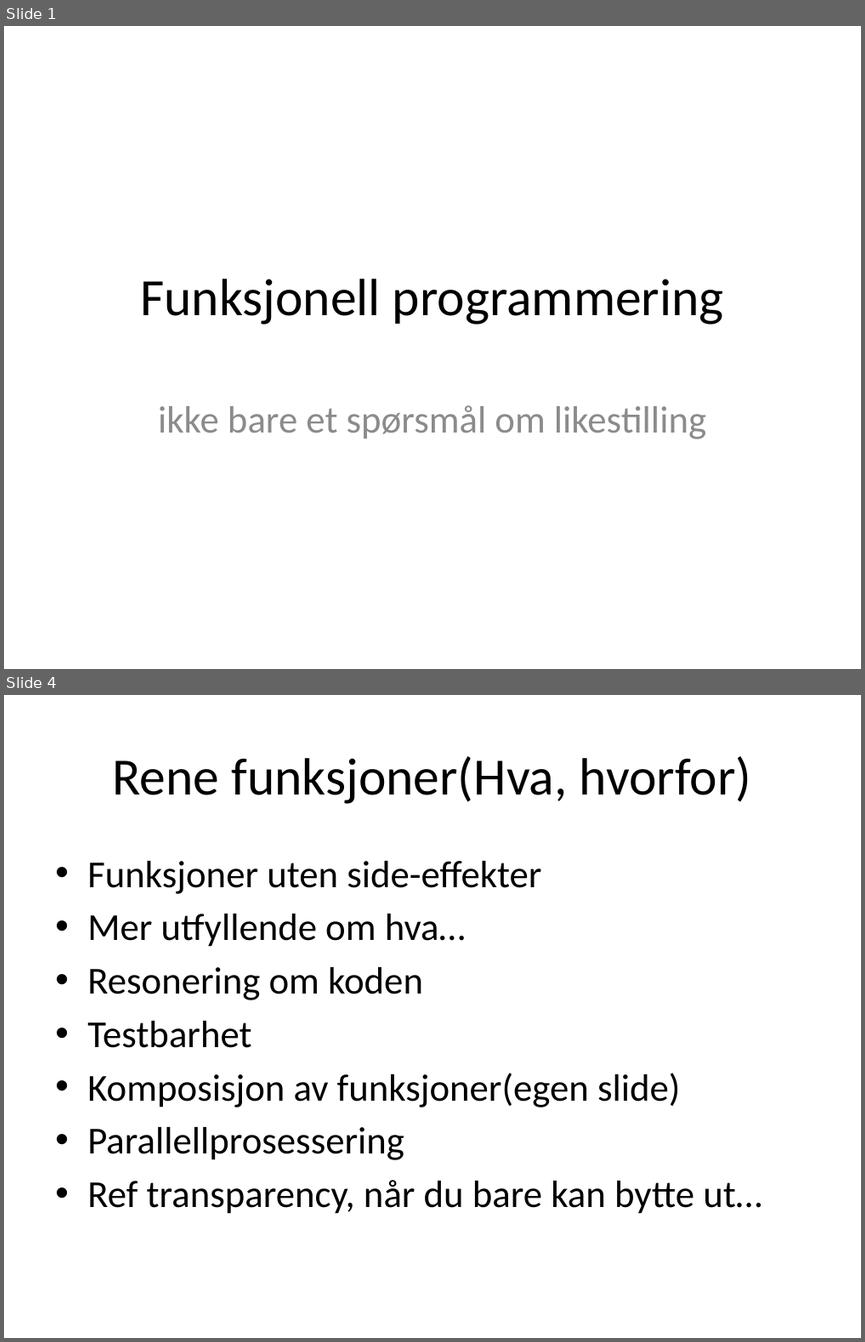
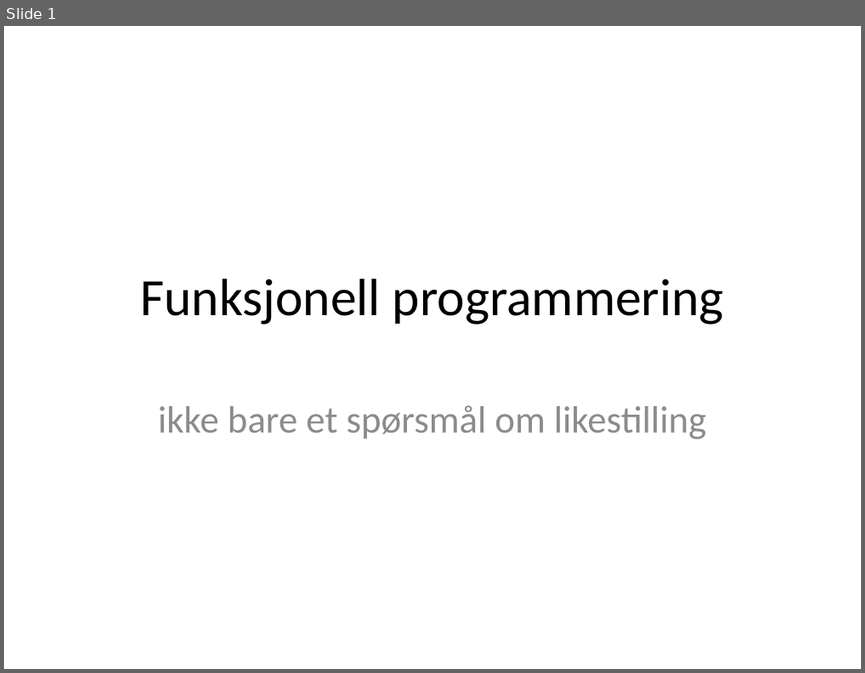
Before and after one commit to janeriksvendsen/functionalprogramming0, a slide deck: presentation/FunctionalProgramming0.pptx. Shown one above the other, each under a label of ours: slides 1 and 4 before the commit, slide 1 after it; the slides between them are not shown. The pictures are 865x1342 and 865x673 pixels, drawn with LibreOffice and Linux fonts; fonts in the diff are those of the drawing. Boxes give left, top, right and bottom in pixels: in the first picture for what was removed or moved away, otherwise in the second. Text is boxed around its words. In the diff, an @@ line names an element or a change of style, - is before the commit and + after.

```diff
--- a/presentation/FunctionalProgramming0.pptx
+++ b/presentation/FunctionalProgramming0.pptx
@@ slide 4 removed at (x1=4, y1=695, x2=861, y2=1338), background #FFFFFF @@
@@ title removed at (x1=113, y1=756, x2=752, y2=804) @@
-Rene funksjoner(Hva, hvorfor)
@@ text removed at (x1=87, y1=861, x2=761, y2=1213) @@
-• Funksjoner uten side-effekter
-• Mer utfyllende om hva…
-• Resonering om koden
-• Testbarhet
-• Komposisjon av funksjoner(egen slide)
-• Parallellprosessering
-• Ref transparency, når du bare kan bytte ut…
```
Also in this commit, not shown: 3 slides changed, 11 slides added, 2 other slides removed, 1 other file.
